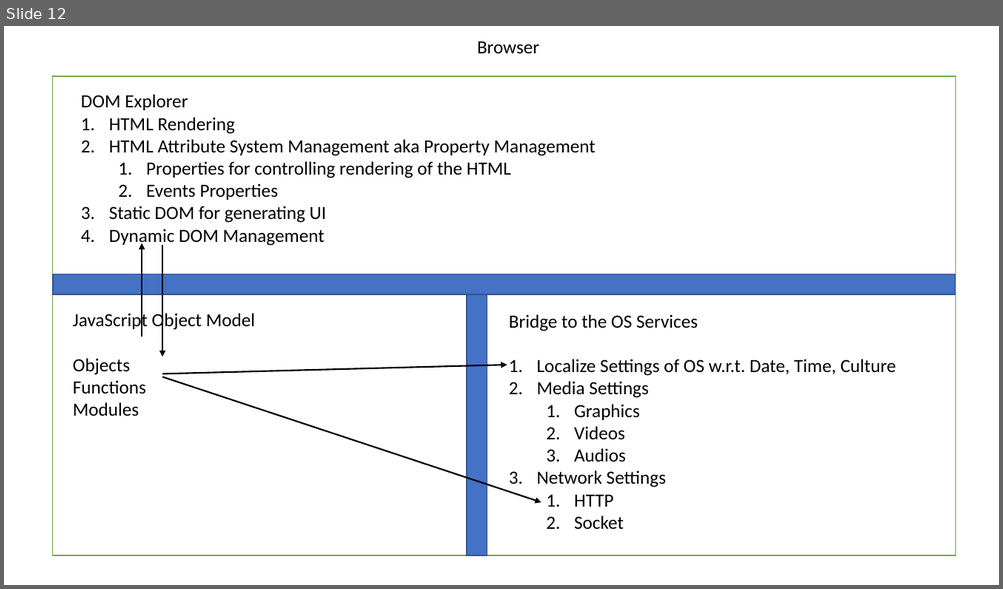
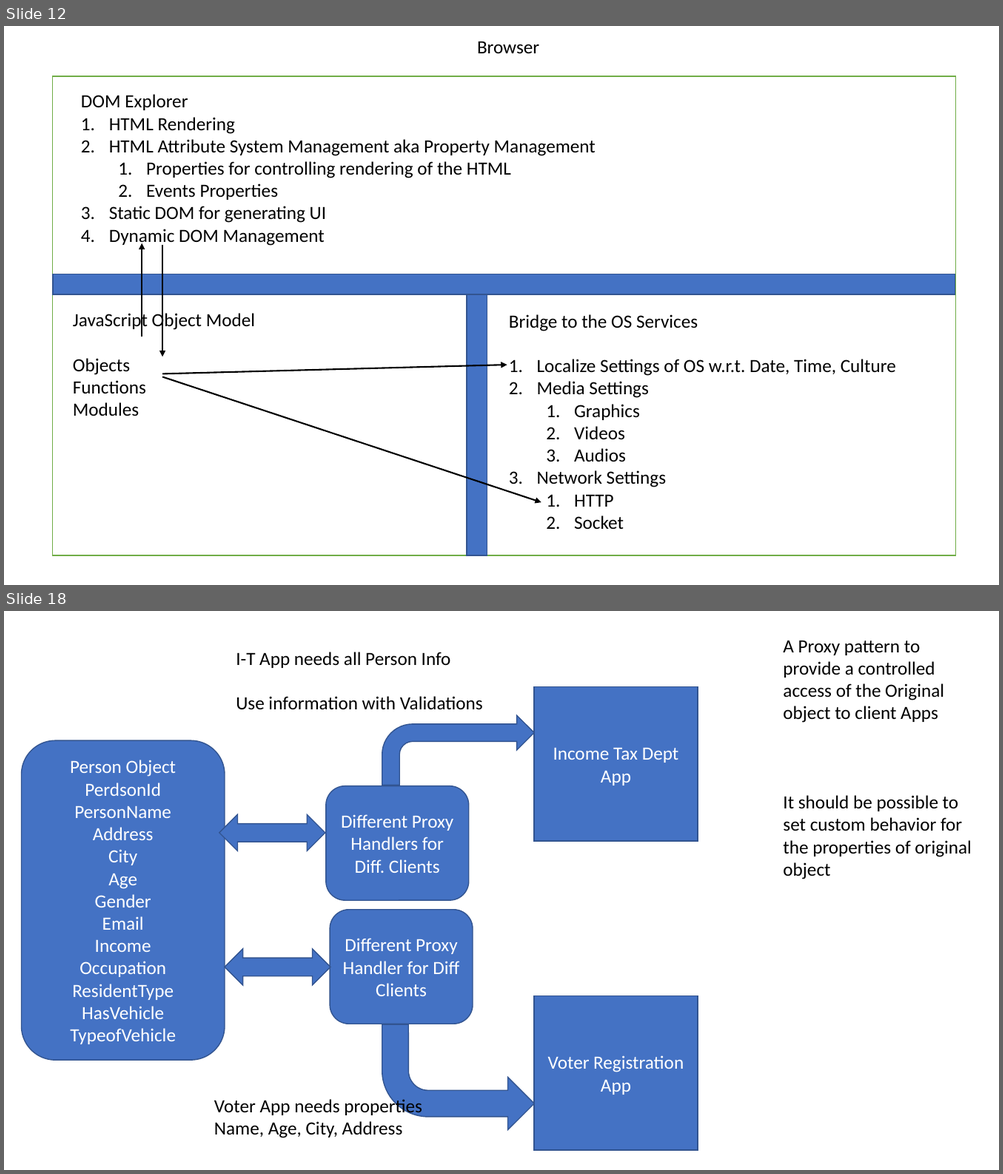
Before and after one commit to maheshsabnis/blazemarch2021, a slide deck: SpotPPTs.pptx. Shown one above the other, each under a label of ours: slide 12 before the commit, slides 12 and 18 after it; the slides between them are not shown. The pictures are 1003x589 and 1003x1174 pixels, drawn with LibreOffice and Linux fonts; fonts in the diff are those of the drawing. Boxes give left, top, right and bottom in pixels: in the first picture for what was removed or moved away, otherwise in the second. Text is boxed around its words. In the diff, an @@ line names an element or a change of style, - is before the commit and + after.

```diff
--- a/SpotPPTs.pptx
+++ b/SpotPPTs.pptx
@@ slide 18 added at box(4, 611, 999, 1170), background #FFFFFF @@
@@ text added at box(236, 652, 483, 710), 18 pt, text #000000 @@
+I-T App needs all Person Info
+Use information with Validations
@@ text added at box(782, 640, 970, 880), 18 pt, text #000000 @@
+A Proxy pattern to provide a controlled access of the Original object to client Apps
+It should be possible to set custom behavior for the properties of original object
@@ rectangle added at box(534, 687, 697, 842), fill #4472C4, outline #325491 1 pt, 18 pt, text #FFFFFF @@
+Income Tax Dept App
@@ bent arrow added at box(382, 715, 535, 785), fill #4472C4, outline #325491 1 pt @@
@@ rounded rectangle added at box(21, 741, 224, 1061), fill #4472C4, outline #325491 1 pt, 18 pt, text #FFFFFF @@
+Person Object
+PerdsonId
+PersonName
+Address
+City
+Age
+Gender
+Email
+Income
+Occupation
+ResidentType
+HasVehicle
+TypeofVehicle
@@ rounded rectangle added at box(326, 786, 468, 900), fill #4472C4, outline #325491 1 pt, 18 pt, text #FFFFFF @@
+Different Proxy Handlers for Diff. Clients
@@ left right arrow added at box(219, 815, 326, 851), fill #4472C4, outline #325491 1 pt @@
@@ rounded rectangle added at box(330, 910, 472, 1025), fill #4472C4, outline #325491 1 pt, 18 pt, text #FFFFFF @@
+Different Proxy Handler for Diff Clients
@@ left right arrow added at box(225, 949, 331, 985), fill #4472C4, outline #325491 1 pt @@
@@ rectangle added at box(534, 997, 697, 1151), fill #4472C4, outline #325491 1 pt, 18 pt, text #FFFFFF @@
+Voter Registration App
@@ bent arrow added at box(382, 1025, 535, 1130), fill #4472C4, outline #325491 1 pt @@
@@ text added at box(214, 1098, 422, 1139), 18 pt, text #000000 @@
+Voter App needs properties
+Name, Age, City, Address
```
Also in this commit, not shown: 7 other slides added, 30 other files.
